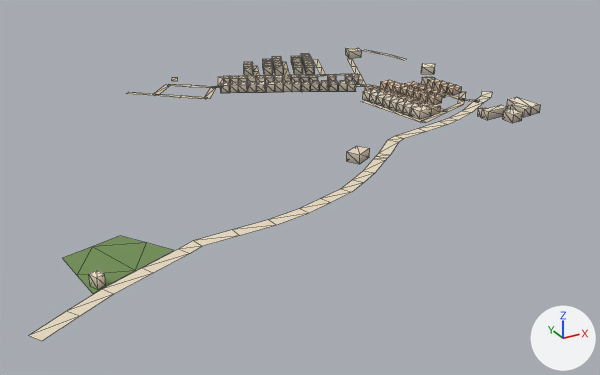
Two versions of the glTF model public/assets/bengaluru-region-v1/tiles/t28_-32-l1.glb, one commit apart.
Camera for both pictures: a 50 mm lens placed at (13944.0, -16320.0, 251.0), pointed at (14262.0, -15741.0, -39.0). Every picture has the same lights, and +X, +Y and +Z are marked at lower right. The older version comes first. Mesh edges are drawn as thin lines. Vertices at exactly the same position are counted once.

In view in the first picture: 'building', 'ground'.
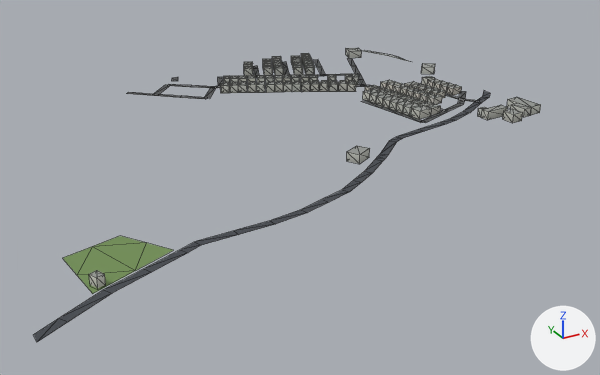
Location of each change, (x1, y1, x2, y2) in pixels of the pictures (600 x 375 px; the box of a moved part takes in the faces that stretch with it):
'ground', reshaped
    before: (29, 50, 492, 341)
    after: (34, 50, 490, 342)
part 1 of me_building, recoloured
    both: (89, 48, 541, 288)
part 2 of me_ground, rebuilt
    before: (29, 91, 492, 341)
    after: (34, 91, 490, 342)
part 3 of me_ground, moved or reshaped
    before: (362, 50, 406, 60)
    after: (362, 50, 410, 62)
part 4 of me_ground, moved or reshaped
    before: (253, 62, 290, 76)
    after: (253, 61, 290, 76)
part 5 of me_ground, recoloured
    both: (127, 59, 477, 123)

The edits, one by one:
me_building is used by ob_building; location (14000.0, -16000.0, 0.0).
me_building had 842 vertices, 1070 faces and spanned x 41.0..504.0, y 107.0..505.0, z 0.0..8.0.
me_building now has 842 vertices, 1296 faces and spans x 41.0..504.0, y 107.0..505.0, z 0.0..8.0.
me_building part 1: 1070 kept faces spanning x 41.0..504.0, y 107.0..505.0, z 0.0..8.0 get new vertex colours.
Edits to the shape of me_building do not show in these pictures.
me_ground is used by ob_ground; location (14000.0, -16000.0, 0.0).
Verts and faces of me_ground; kept vertices keep their numbers, new ones are numbered from 182.
Before the commit, vertices of me_ground: 0 (497.0, 440.0, 1.0) at pixel (403, 60), 1 (503.0, 442.0, 1.0) at pixel (406, 59), 2 (492.0, 464.0, 1.0) at pixel (387, 55), 3 (497.0, 466.0, 1.0) at pixel (390, 54), 4 (477.0, 499.0, 1.0) at pixel (361, 50).
Before the commit, vertices of me_ground: 5 (483.0, 501.0, 1.0) at pixel (364, 49).
Before the commit, vertices of me_ground: 130 (347.0, 447.0, 1.0), 131 (353.0, 445.0, 1.0) at pixel (290, 76), 132 (359.0, 474.0, 1.0), 133 (364.0, 472.0, 1.0) at pixel (288, 68), 134 (371.0, 501.0, 1.0) at pixel (280, 61).
Before the commit, vertices of me_ground: 135 (376.0, 499.0, 1.0) at pixel (286, 61), 136 (317.0, 460.0, 1.0), 137 (323.0, 458.0, 1.0), 138 (326.0, 480.0, 1.0) at pixel (253, 71), 139 (331.0, 478.0, 1.0) at pixel (258, 71).
Before the commit, vertices of me_ground: 140 (334.0, 501.0, 1.0) at pixel (252, 65), 141 (340.0, 499.0, 1.0) at pixel (257, 65).
me_ground had 182 vertices, 146 faces and spanned x -3.0..504.0, y 68.0..501.0, z 1.0.
me_ground now has 184 vertices, 148 faces and spans x 0.0..500.0, y 68.0..500.0, z 1.0.
me_ground part 2: the loose piece of 50 vertices spanning x -3.0..504.0, y 68.0..302.0, z 1.0 is rebuilt with 50 vertices and now spans x 0.0..500.0, y 68.0..304.0, z 1.0.
Part 3, on me_ground:
Vertices deleted: 4, 5 (with the faces that use them).
Faces deleted: (0, 1, 3), (0, 3, 2).
Vertex 0 moves to (477.0, 500.0, 1.0), pixel (360, 50).
Vertex 1 moves to (483.0, 500.0, 1.0), pixel (364, 50).
New vertex 185 is at (500.0, 427.0, 1.0).
New vertex 186 is at (500.0, 439.0, 1.0), pixel (405, 60).
New vertex 187 is at (497.0, 439.0, 1.0), pixel (404, 60).
New vertex 188 is at (500.0, 455.0, 1.0), pixel (398, 56).
New faces: (185, 186, 187), (186, 188, 187), (3, 187, 188), (2, 187, 3), (0, 2, 3), (0, 3, 1).
Part 4, on me_ground:
Vertices deleted: 132 to 135, 138 to 141 (with the faces that use them).
New vertices 182, 183, 184 stand at vertices 130, 131, 136, in that order, plus (13.0, 30.0, 0.0).
New vertex 189 is at (370.0, 500.0, 1.0).
New vertex 190 is at (377.0, 500.0, 1.0), pixel (286, 61).
New vertex 191 is at (335.0, 487.0, 1.0), pixel (258, 68).
New vertex 192 is at (334.0, 500.0, 1.0), pixel (252, 66).
New vertex 193 is at (341.0, 500.0, 1.0), pixel (257, 65).
New faces: (130, 131, 183), (130, 183, 182), (182, 183, 189), (183, 190, 189), (136, 137, 191), (136, 191, 184).
New faces: (184, 191, 192), (191, 193, 192).
me_ground part 5: 80 kept faces spanning x 178.0..497.0, y 252.0..500.0, z 1.0 get new vertex colours; the middle colour goes from beige #d7c9ae to dark grey #535556.
Other edits to the shape of me_ground do not show in these pictures.
